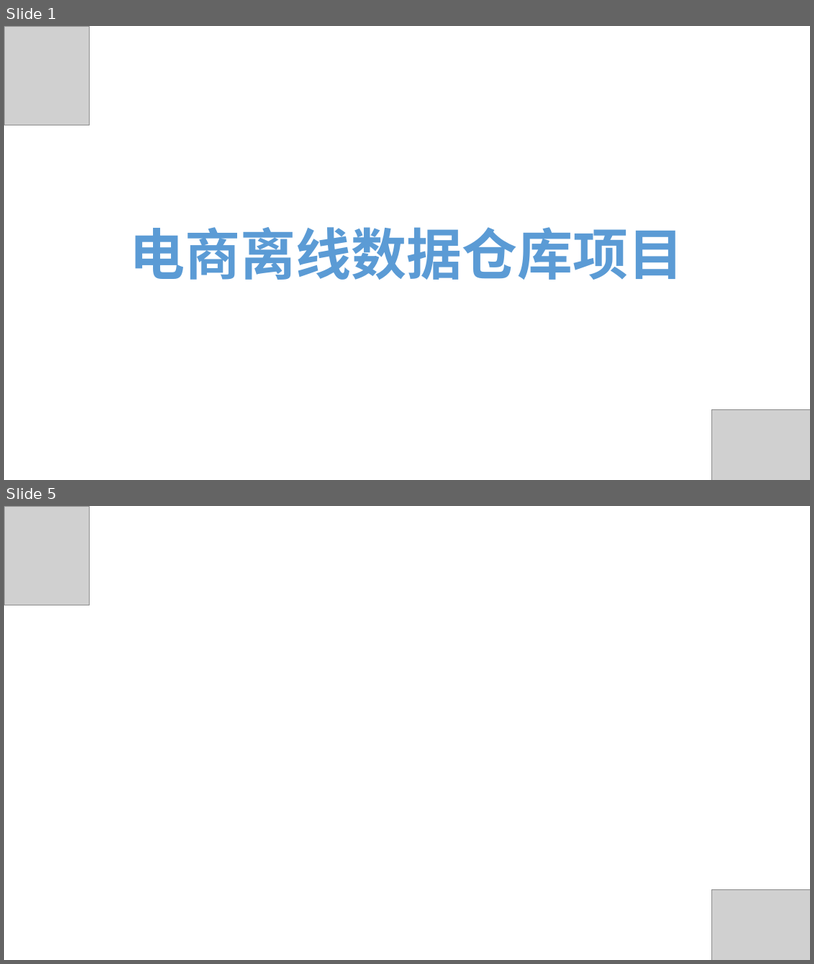
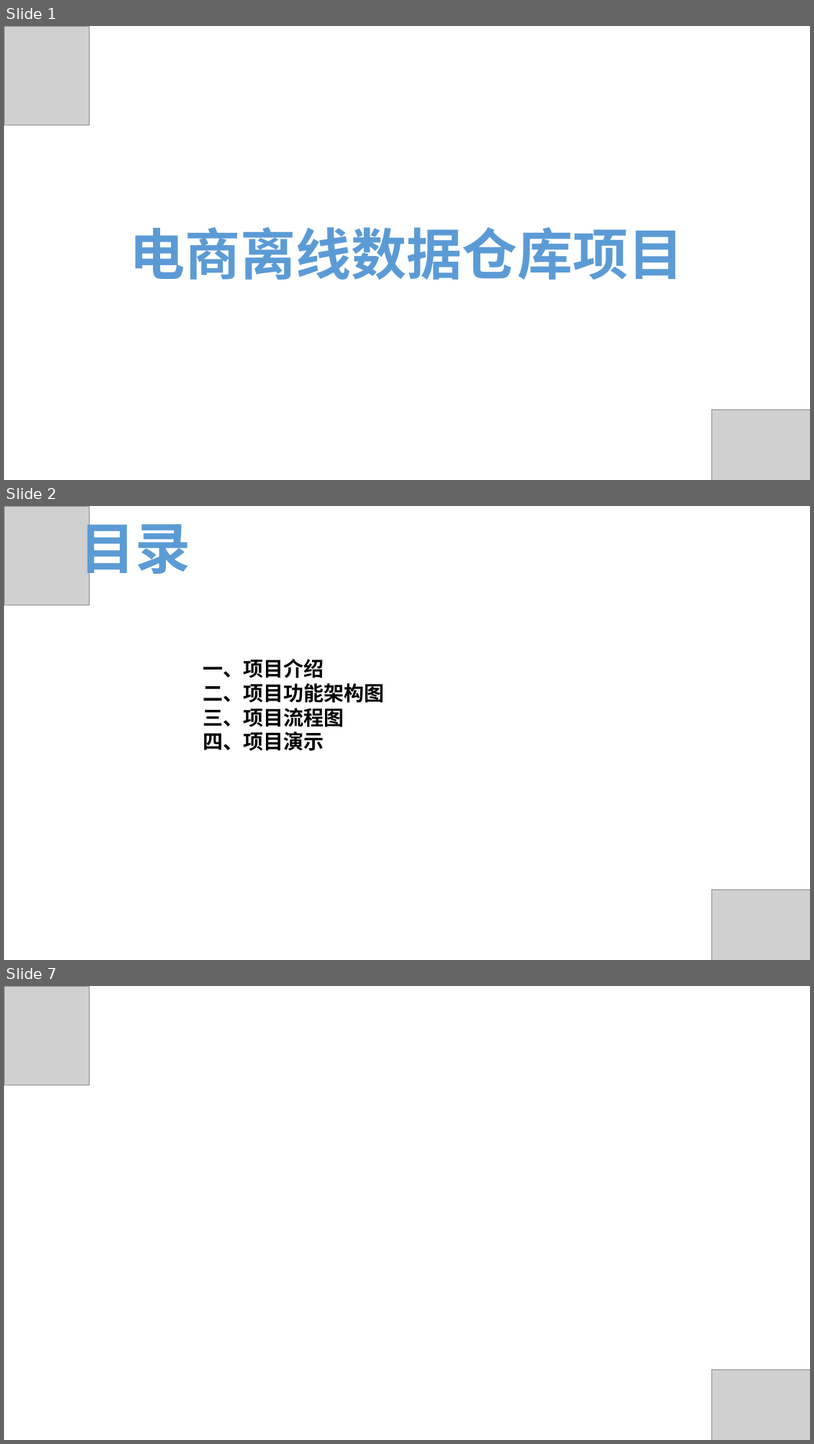
Before and after one commit to hunter95671/DataWarehouse, a slide deck: 电商离线数据仓库流程架构.pptx. Shown one above the other, each under a label of ours: slides 1 and 5 before the commit, slides 1, 2 and 7 after it; the slides between them are not shown. The pictures are 814x964 and 814x1444 pixels, drawn with LibreOffice and Linux fonts; fonts in the diff are those of the drawing; grey boxes stand for pictures. Boxes give left, top, right and bottom in pixels: in the first picture for what was removed or moved away, otherwise in the second. Text is boxed around its words. In the diff, an @@ line names an element or a change of style, - is before the commit and + after.

```diff
--- a/电商离线数据仓库流程架构.pptx
+++ b/电商离线数据仓库流程架构.pptx
@@ slide 2 added at [4,506,810,960], background #FFFFFF @@
@@ picture added at [4,506,89,605] @@
@@ text added at [80,512,190,582], 66 pt, text #5B9BD5, bold @@
+目录
@@ text added at [203,659,385,751], 24 pt, text #000000, bold @@
+一、项目介绍
+二、项目功能架构图
+三、项目流程图
+四、项目演示
@@ picture added at [712,889,810,960] @@
@@ what was slide 5 is now slide 7 @@
```
Also in this commit, not shown: 2 slides changed, 2 other slides added, 1 slide removed.
